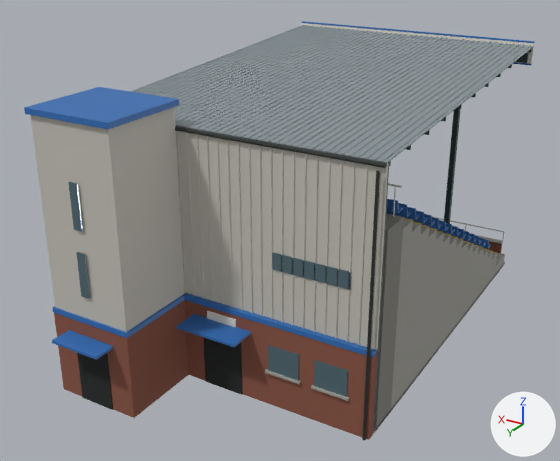
A saved change to the glTF model assets/models/main_stand_15.glb.
One viewpoint serves both versions: a 50 mm lens placed at (-13.9, 34.5, 16.3), pointed at (0.6, 10.3, 4.2). Every picture has the same lights, and +X, +Y and +Z are marked at lower right. The older version comes first. Where no turn or scale is listed for an object, it has been applied to the vertices. Vertices at exactly the same position are counted once.

Before the edit, the objects in view are built like this:
```python
ob_main_club_primary_seats = bpy.data.objects.new('Main_Club_Primary_Seats', me_seatpan0__0_75)
ob_main_club_primary_seats.location = (-0.75, 1.9, 1.67)
ob_main_club_primary_trim = bpy.data.objects.new('Main_Club_Primary_Trim', me_fasciatrimtop)
ob_main_club_primary_trim.location = (0.0, -0.43, 10.53)
ob_main_rear_brick = bpy.data.objects.new('Main_Rear_Brick', me_rearbrick)
ob_main_rear_brick.location = (0.0, 15.12, 1.6)
ob_main_rear_cladding = bpy.data.objects.new('Main_Rear_Cladding', me_rearclad)
ob_main_rear_cladding.location = (0.0, 15.04, 6.32)
ob_main_shadow_gap = bpy.data.objects.new('Main_Shadow_Gap', me_entrancedoor)
ob_main_shadow_gap.location = (0.0, 15.28, 1.15)
ob_main_window_glass = bpy.data.objects.new('Main_Window_Glass', me_window_4_3)
ob_main_window_glass.location = (-4.3, 15.28, 1.9)
# also in view: 'Main_Steel_Frame' at (0.0, 7.4, 5.2); 'Main_Club_Secondary_Fascia' at (0.0, 7.4, 6.6); 'Main_Concrete_Dark' at (0.0, 7.3, 3.6); 'Main_Corrugated_Sheet' at (0.0, 7.3, 9.9); 'Main_Concrete' at (0.0, 7.6, 3.4)
```
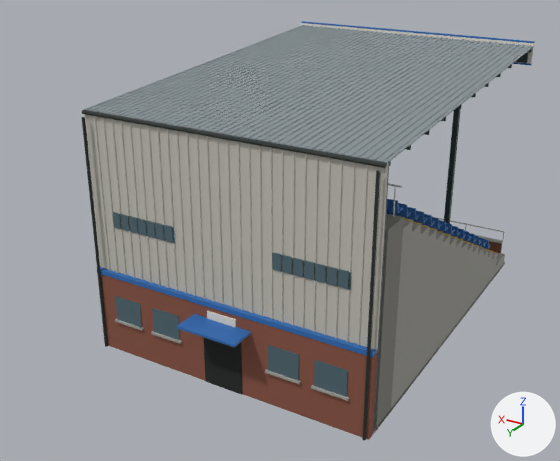
Location of each change, (x1, y1, x2, y2) in pixels of the pictures (560 x 461 px):
'Main_Rear_Cladding', reshaped (15% narrower): before (30, 107, 388, 350); after (84, 114, 388, 351)
'Main_Rear_Brick', reshaped: before (54, 300, 378, 440); after (97, 273, 378, 440)
'Main_Club_Primary_Trim', reshaped (15% narrower): before (24, 21, 535, 360); after (100, 21, 535, 357)
'Main_Window_Glass', reshaped (16% narrower, 14% shorter): before (68, 182, 351, 397); after (113, 212, 351, 397)
'Main_Shadow_Gap', reshaped (77% narrower, 21% shorter): before (77, 338, 242, 410); after (204, 338, 242, 395)
part 1 of me_fasciatrimtop, deleted: before (52, 293, 186, 338)
part 2 of me_fasciatrimtop, deleted (blue): before (24, 87, 179, 129)
part 3 of me_fasciatrimtop, deleted (blue): before (52, 330, 113, 360)
part 4 of me_rearbrick, deleted (brown): before (54, 301, 189, 418)
part 5 of me_rearclad, deleted: before (30, 107, 185, 332)
part 6 of me_entrancedoor, deleted (black): before (77, 353, 113, 410)
part 7 of me_window_4_3, added (cyan): after (152, 308, 180, 340)
part 8 of me_window_4_3, added (cyan): after (115, 296, 142, 328)
part 9 of me_window_4_3, added (cyan): after (113, 212, 175, 243)
part 10 of me_window_4_3, deleted: before (76, 252, 90, 299)
part 11 of me_window_4_3, deleted (cyan): before (68, 182, 83, 232)

The change in detail:
me_fasciatrimtop is used by ob_main_club_primary_trim; location (0.0, -0.43, 10.53).
me_fasciatrimtop had 56 vertices, 84 faces and spanned x -5.8..5.8, y 0.0..19.5, z -8.0..0.0.
me_fasciatrimtop now has 32 vertices, 48 faces and spans x -5.8..5.8, y 0.0..16.7, z -7.9..0.0.
me_fasciatrimtop part 1: the loose piece of 8 vertices spanning x 1.6..4.9, y 15.5..18.8, z -7.4..-7.2 is deleted.
me_fasciatrimtop part 2: the loose piece of 8 vertices spanning x 1.5..5.0, y 15.5..18.8, z -0.4..-0.2 is deleted.
me_fasciatrimtop part 3: the loose piece of 8 vertices spanning x 2.2..4.2, y 18.8..19.5, z -8.0..-7.9 is deleted.
me_rearbrick is used by ob_main_rear_brick; location (0.0, 15.12, 1.6).
me_rearbrick had 16 vertices, 24 faces and spanned x -5.75..5.75, y -0.15..3.2, z -1.6..1.6.
me_rearbrick now has 8 vertices, 12 faces and spans x -5.75..5.75, y -0.15..0.15, z -1.6..1.6.
me_rearbrick part 4: the loose piece of 8 vertices spanning x 1.6..4.9, y 0.0..3.2, z -1.6..1.6 is deleted.
me_rearclad is used by ob_main_rear_cladding; location (0.0, 15.04, 6.32).
me_rearclad had 240 vertices, 360 faces and spanned x -5.75..5.75, y -0.06..3.23, z -3.12..3.83.
me_rearclad now has 232 vertices, 348 faces and spans x -5.75..5.75, y -0.06..0.1, z -3.12..3.12.
me_rearclad part 5: the loose piece of 8 vertices spanning x 1.65..4.85, y 0.13..3.23, z -3.12..3.83 is deleted.
me_entrancedoor is used by ob_main_shadow_gap; location (0.0, 15.28, 1.15).
me_entrancedoor had 16 vertices, 24 faces and spanned x -0.8..3.95, y -0.03..3.08, z -1.15..1.15.
me_entrancedoor now has 8 vertices, 12 faces and spans x -0.8..0.8, y -0.03..0.03, z -1.15..1.15.
me_entrancedoor part 6: the loose piece of 8 vertices spanning x 2.55..3.95, y 3.03..3.08, z -1.15..1.15 is deleted.
me_window_4_3 is used by ob_main_window_glass; location (-4.3, 15.28, 1.9).
me_window_4_3 had 40 vertices, 60 faces and spanned x -0.6..7.73, y -0.18..3.08, z -0.5..6.3.
me_window_4_3 now has 48 vertices, 72 faces and spans x -0.6..9.2, y -0.18..0.03, z -0.5..3.9.
me_window_4_3 part 7: a new loose piece, a box spanning x 6.2..7.4, y -0.025..0.025, z -0.5..0.5, in mat_window_glass (cyan #5d7680).
me_window_4_3 part 8: a new loose piece, a box spanning x 8.0..9.2, y -0.025..0.025, z -0.5..0.5, in mat_window_glass (cyan #5d7680).
me_window_4_3 part 9: a new loose piece, a box spanning x 6.3..9.1, y -0.18..-0.14, z 3.3..3.9, in mat_window_glass (cyan #5d7680).
me_window_4_3 part 10: the loose piece of 8 vertices spanning x 7.38..7.73, y 3.04..3.08, z 2.3..3.9 is deleted.
me_window_4_3 part 11: the loose piece of 8 vertices spanning x 7.38..7.73, y 3.04..3.08, z 4.7..6.3 is deleted.
